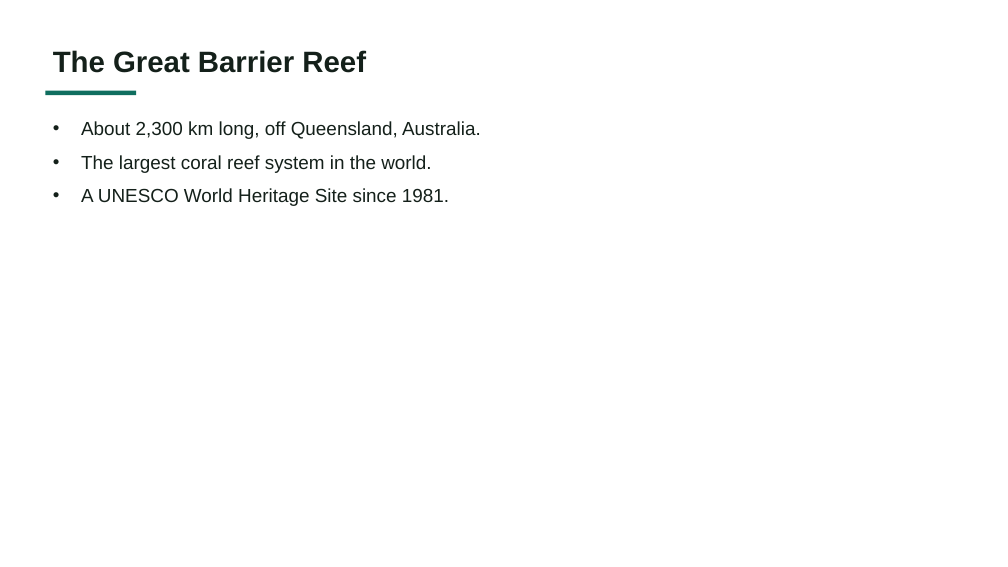
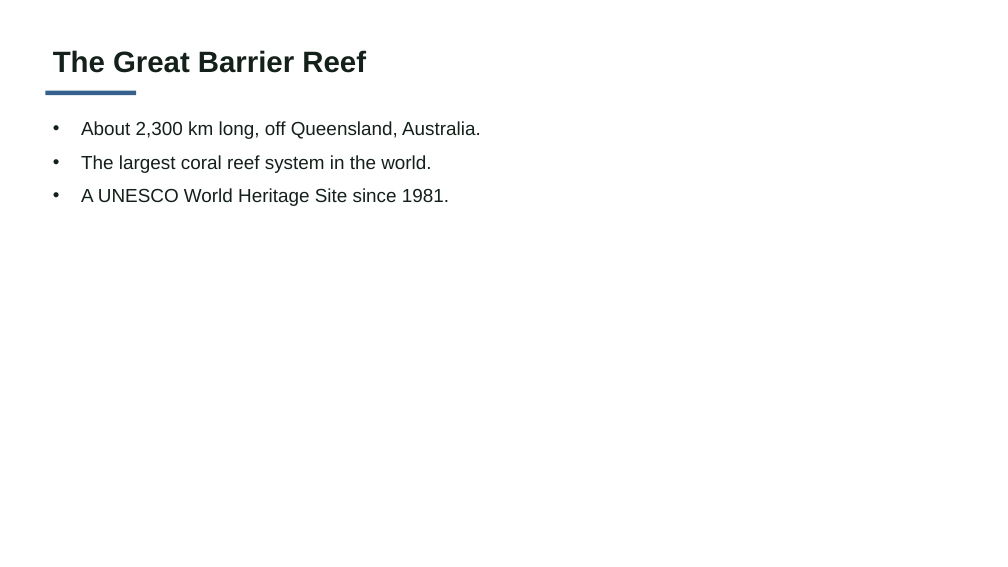
Before and after one commit to ginoangelo/skills-introduction-to-github, a slide deck: slide 5 of fieldwork/screenshots/sample-export-study-guide.pptx. Drawn at 1008x567 pixels with LibreOffice and Linux fonts; fonts in the diff are those of the drawing. Boxes give left, top, right and bottom in pixels: in the first picture for what was removed or moved away, otherwise in the second. Text is boxed around its words. In the diff, an @@ line names an element or a change of style, - is before the commit and + after.

```diff
--- a/fieldwork/screenshots/sample-export-study-guide.pptx
+++ b/fieldwork/screenshots/sample-export-study-guide.pptx
@@ rectangle at (x1=45, y1=91, x2=136, y2=95): fill #0F6E5F to #35618C @@
```
Also in this commit, not shown: 5 other slides changed, 33 other files.
